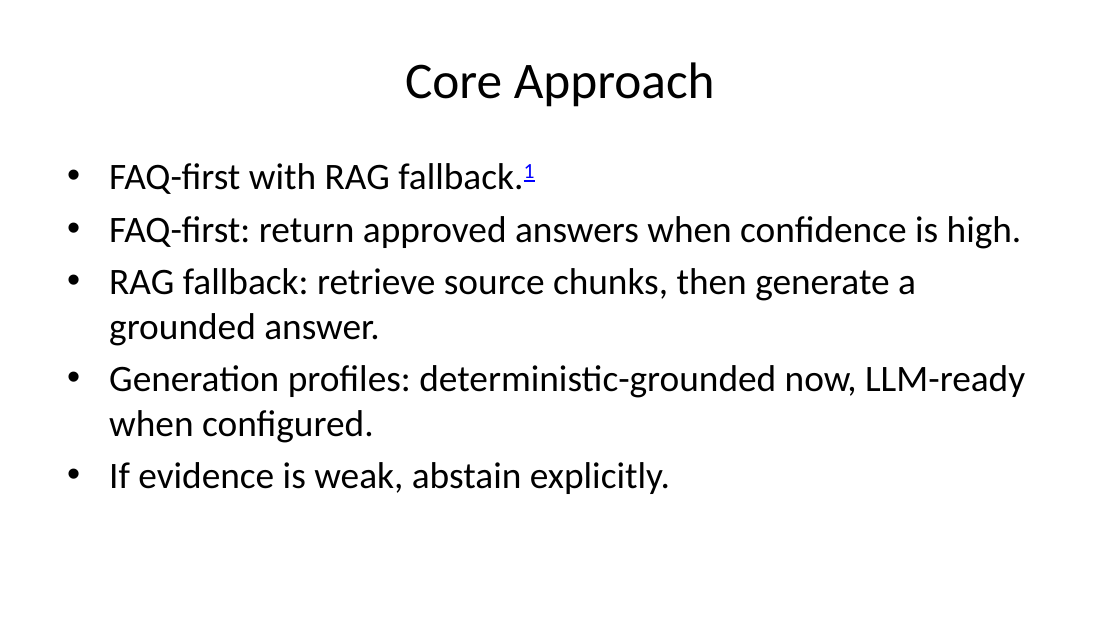
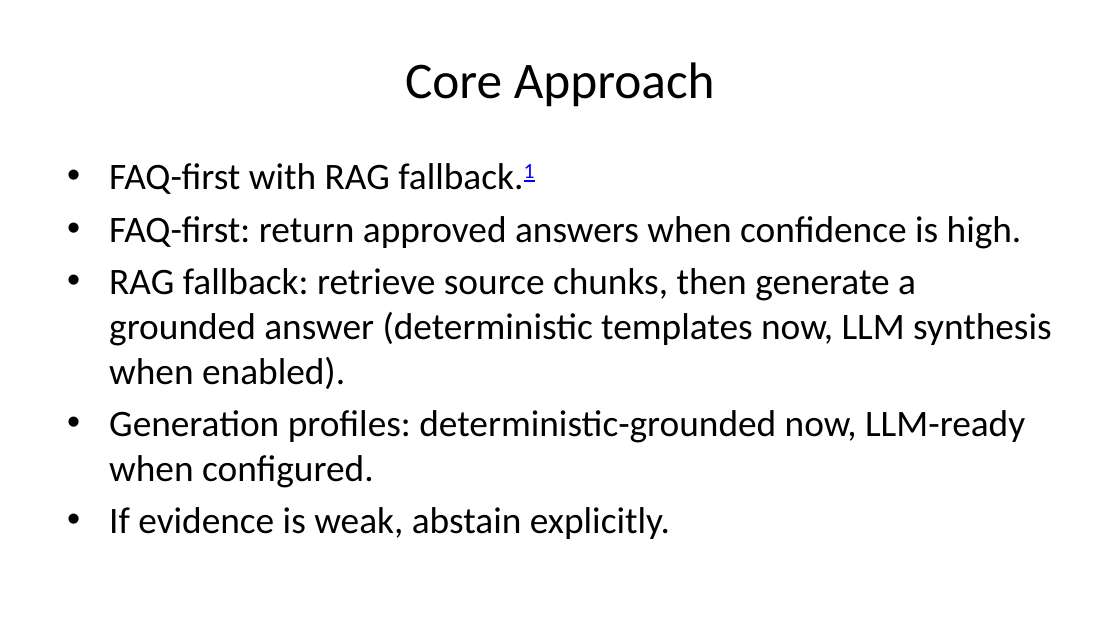
Before and after one commit to UM-KGPI/NapcoreHelpdesk, a slide deck: slide 7 of dist/napcore-helpdesk-presentation.pptx. Drawn at 1120x630 pixels with LibreOffice and Linux fonts; fonts in the diff are those of the drawing. Boxes give left, top, right and bottom in pixels: in the first picture for what was removed or moved away, otherwise in the second. Text is boxed around its words. In the diff, an @@ line names an element or a change of style, - is before the commit and + after.

Commit message:
Enhance deterministic generator with pattern-matching and clarify generation profiles in presentations

```diff
--- a/dist/napcore-helpdesk-presentation.pptx
+++ b/dist/napcore-helpdesk-presentation.pptx
@@ text at (109,268,1052,389): text changed @@
-• RAG fallback: retrieve source chunks, then generate a grounded answer.
+• RAG fallback: retrieve source chunks, then generate a grounded answer (deterministic templates now, LLM synthesis when enabled).
```
Also in this commit, not shown: 1 other slide changed, 7 other files.
